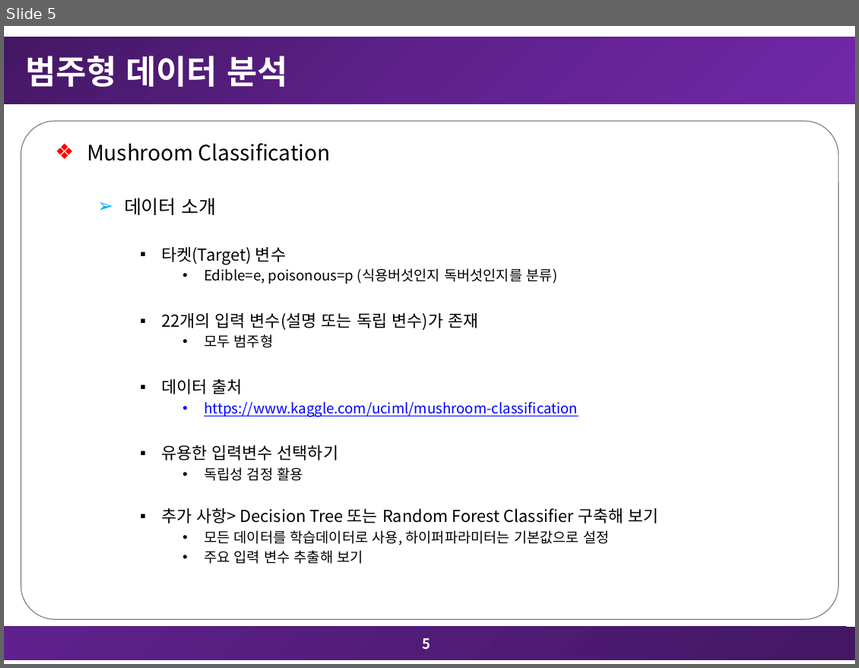
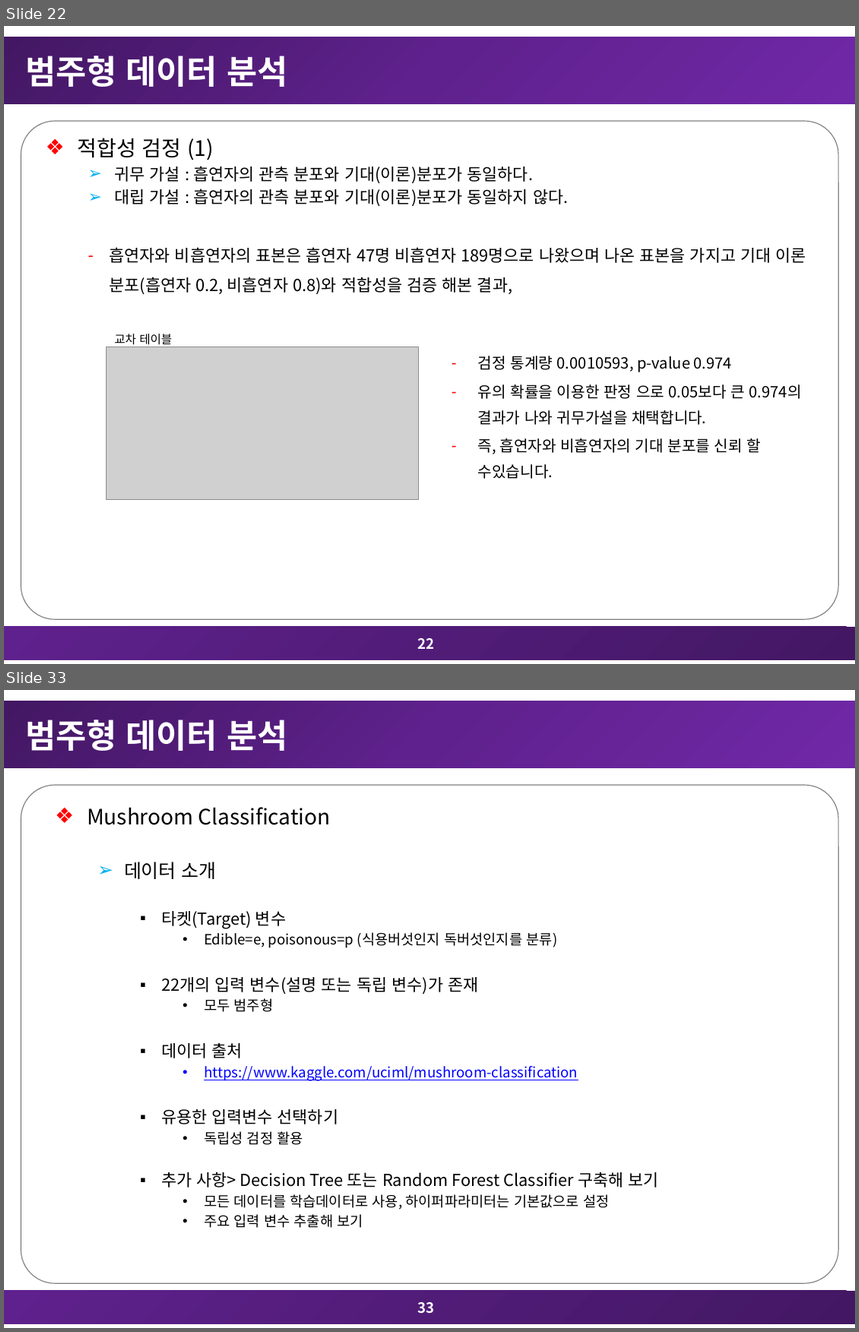
Before and after one commit to TaegyuHan/SCH_Multivariate_Analysis, a slide deck: 과제/8차_다변량분석_과제_20171483_한태규.pptx. Shown one above the other, each under a label of ours: slide 5 before the commit, slides 22 and 33 after it; the slides between them are not shown. The pictures are 859x668 and 859x1332 pixels, drawn with LibreOffice and Linux fonts; fonts in the diff are those of the drawing; grey boxes stand for pictures. Boxes give left, top, right and bottom in pixels: in the first picture for what was removed or moved away, otherwise in the second. Text is boxed around its words. In the diff, an @@ line names an element or a change of style, - is before the commit and + after.

```diff
--- a/과제/8차_다변량분석_과제_20171483_한태규.pptx
+++ b/과제/8차_다변량분석_과제_20171483_한태규.pptx
@@ slide 22 added at [4, 26, 855, 664], background #FFFFFF; not listed: 3 template elements that a slide beside it also shows @@
@@ title added at [26, 56, 287, 87], 28 pt, text #FFFFFF, bold @@
+범주형 데이터 분석
@@ text added at [78, 138, 568, 206], 14 pt, text #000000 @@
+  ❖ 적합성 검정 (1)
+  ➢ 귀무 가설 : 흡연자의 관측 분포와 기대(이론)분포가 동일하다.
+  ➢ 대립 가설 : 흡연자의 관측 분포와 기대(이론)분포가 동일하지 않다.
@@ text added at [110, 247, 806, 294], 14 pt, text #000000 @@
+    – 흡연자와 비흡연자의 표본은 흡연자 47명 비흡연자 189명으로 나왔으며 나온 표본을 가지고 기대 이론 분포(흡연자 0.2, 비흡연자 0.8)와 적합성을 검증 해본 결과,
@@ text added at [114, 334, 172, 348], 10 pt, text #000000 @@
+교차 테이블 분할표
@@ picture added at [106, 347, 418, 500] @@
@@ text added at [478, 356, 802, 479], 12.9 pt, text #000000 @@
+  – 검정 통계량 0.0010593, p-value 0.974
+  – 유의 확률을 이용한 판정 으로 0.05보다 큰 0.974의 결과가 나와 귀무가설을 채택합니다.
+  – 즉, 흡연자와 비흡연자의 기대 분포를 신뢰 할 수있습니다.
@@ page number added at [418, 639, 435, 649], 12 pt, text #FFFFFF, bold @@
+22
@@ what was slide 5 is now slide 33 @@
@@ page number at [418, 1303, 435, 1314]: text changed @@
-5
+33
```
Also in this commit, not shown: 28 other slides added, 5 other files.
